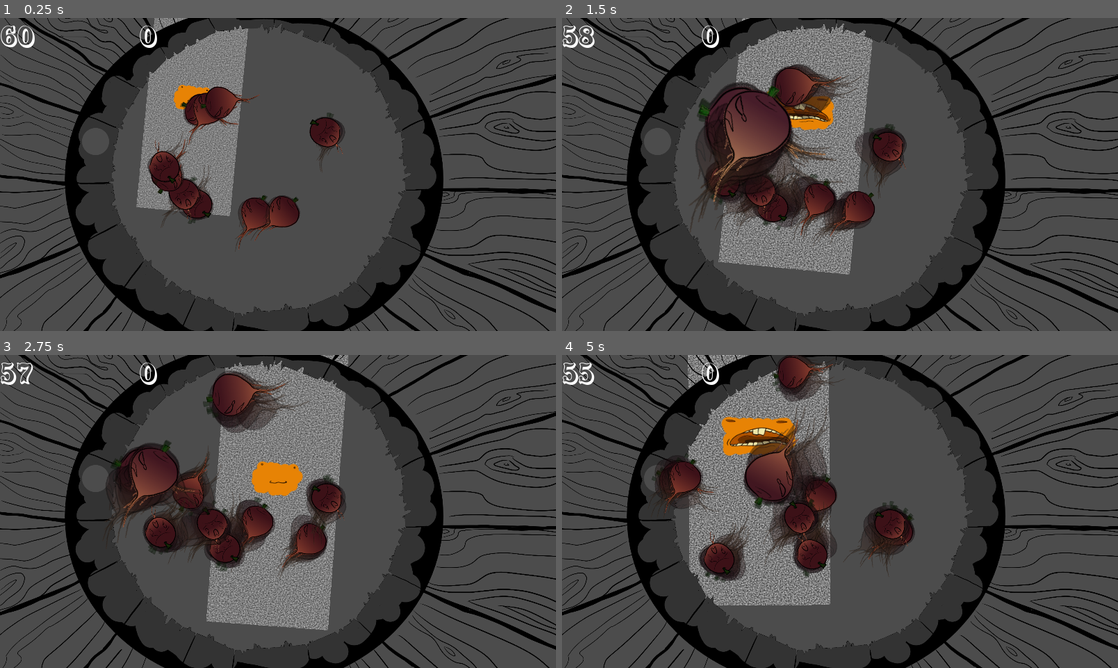
Above: before the commit, frames 1-4 (two rows, left to right).
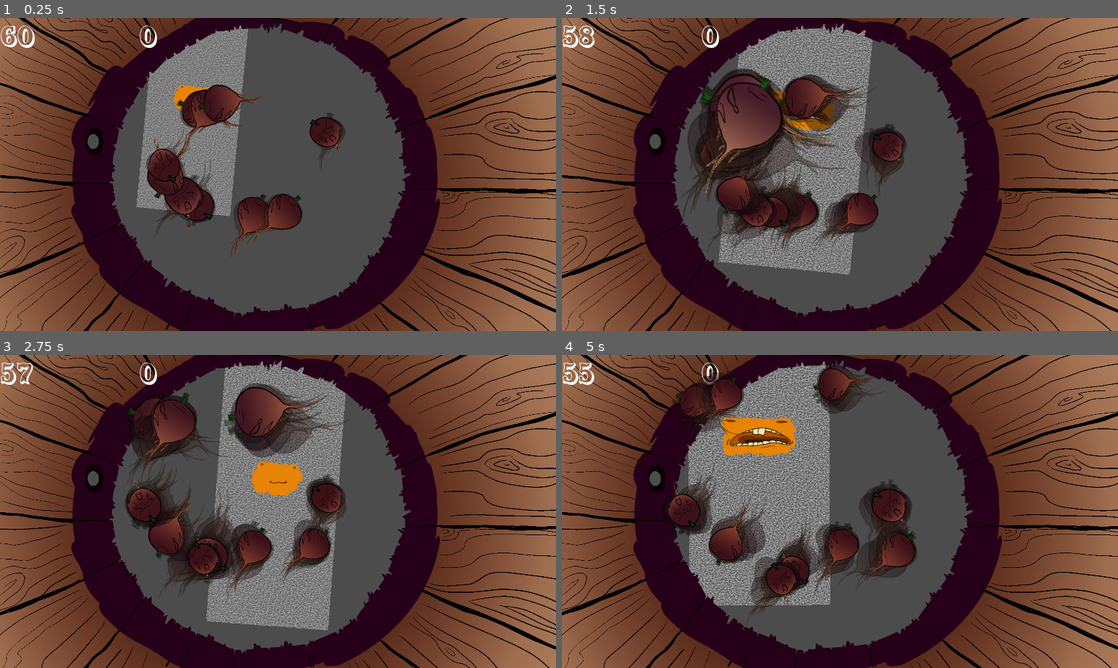
Above: after the commit, the same moments.

Repository: Nopey/carnival
Game: Godot game, scene res://Claw/Game.tscn
Same seed, same stepped clock (60 frames per second), same inputs: the game is played once before the commit and once after it.
Inputs:
- Up to frame 1 (0.25 s): no input
- Up to frame 2 (1.5 s): tap Enter (ui_accept) at 0.5, 0.77 s; hold Right (ui_right) 0.53-1.28 s; hold Down (ui_down) from 1.28 s (still down)
- Up to frame 3 (2.75 s): tap Enter (ui_accept) at 1.52 s; release Down (ui_down) at 2.03 s; hold Right (ui_right) from 2.03 s (still down)
- Up to frame 4 (5 s): release Right (ui_right) at 2.78 s; hold Up (ui_up) 2.78-3.53 s; tap Enter (ui_accept) at 3.02, 3.77, 4.52 s; hold Left (ui_left) from 3.53 s (still down)

The runs differ from the first frame. In frame 1, 60% of the frame differs, in the area x 0-100%, y 0-100%; in frame 2, 67%; in frame 3, 70%; in frame 4, 72%.

Commit message:
Bump turnips apart when touching

Diff:
--- a/Claw/Turnip.gd
+++ b/Claw/Turnip.gd
@@ -58,9 +58,6 @@
 		flee_rate = 0
 		flee_path = Vector2.ZERO
 
-#const IDLE_SCALE: float = 1.0
-#const SUNK_SCALE: float = 1.5
-
 func sink():
 	if flee_rate <= 0:
 		return
@@ -69,6 +66,22 @@
 	$Sprite.modulate = lerp(Color.brown, Color.white, progress)
 	self.scale = Vector2(scale, scale)
 	self.z_index = scale
+
+func bump_other_turnip(area):
+	if not "flee_rate" in area: # hack to detect turnips without mentioning turnip
+		return
+	var turnip: Turnip = area
+	var normal = (turnip.global_position - self.global_position).normalized()
+	var tangent = normal.tangent()
+	if self.flee_path.dot(normal) > 0:
+		self.flee_path = self.flee_path.reflect(tangent)
+	if turnip.flee_path.dot(normal) < 0:
+		turnip.flee_path = turnip.flee_path.reflect(tangent)
+	self.flee_path -= normal
+	turnip.flee_path += normal
+	self.flee_path = self.flee_path.normalized()
+	turnip.flee_path = turnip.flee_path.normalized()
+	self.flee_rate_rate += 50
 
 func _on_Player_bite():
 	$sfx.play()
@@ -85,3 +98,7 @@
 	var offset = global_position - target
 	flee_path = -offset.normalized()
 	flee_rate = 100
+
+
+func _on_Turnip_area_entered(area):
+	bump_other_turnip(area)
--- a/Claw/Turnip.tscn
+++ b/Claw/Turnip.tscn
@@ -57,4 +57,5 @@
 [node name="Sprite" type="Sprite" parent="."]
 texture = ExtResource( 2 )
 
+[connection signal="area_entered" from="." to="." method="_on_Turnip_area_entered"]
 [connection signal="viewport_exited" from="VisibilityNotifier2D" to="." method="_on_VisibilityNotifier2D_viewport_exited"]
--- a/project.godot
+++ b/project.godot
@@ -48,14 +48,6 @@
 window/stretch/mode="2d"
 window/stretch/aspect="keep"
 
-[display]
-
-window/size/width=1920
-window/size/height=1080
-window/size/fullscreen=true
-window/stretch/mode="2d"
-window/stretch/aspect="keep"
-
 [global]
 
 icon=false
Binary file changed: Claw/bucket.png
